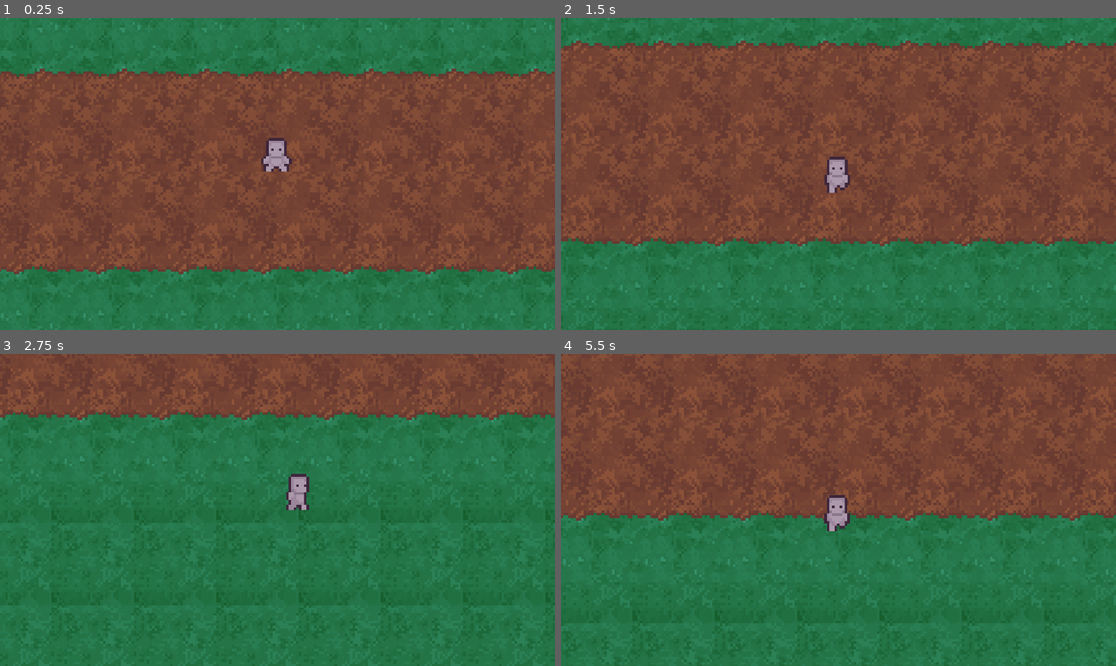
Above: before the commit, frames 1-4 (two rows, left to right).
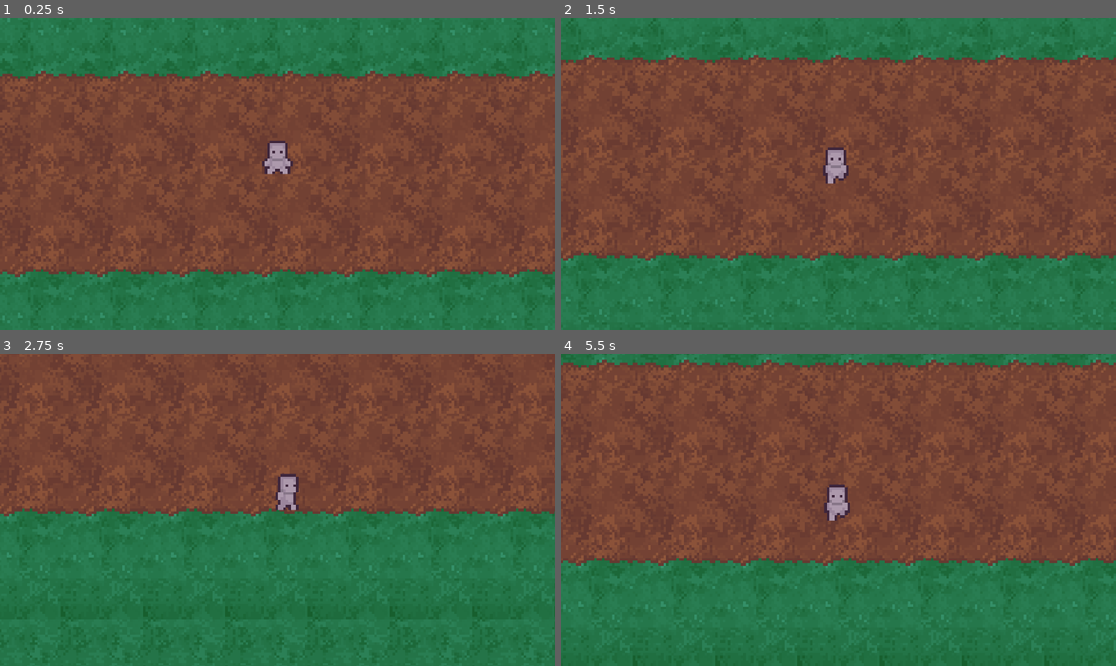
Above: after the commit, the same moments.

Repository: BDesro/Pantheon-CHP
Game: Godot game, scene res://scenes/gameScene.tscn
Same seed, same stepped clock (60 frames per second), same inputs: the game is played once before the commit and once after it.
Inputs (mouse positions are in pixels of both pictures, inside the frame that each line leads up to):
- Up to frame 1 (0.25 s): no input
- Up to frame 2 (1.5 s): move the mouse to (960, 158) at 0.52 s; hold D (move_right) 0.53-1.28 s; tap Q (all_in_ability) at 0.6 s; click (960, 158) at 0.67 s; move the mouse to (727, 189) at 1.27 s; hold S (move_down) from 1.28 s (still down); tap Space (dash_dodge) at 1.35 s
- Up to frame 3 (2.75 s): move the mouse to (333, 441) at 2.02 s; release S (move_down) at 2.03 s; hold D (move_right) from 2.03 s (still down); tap E (defense_ability) at 2.1 s
- Up to frame 4 (5.5 s): move the mouse to (810, 572) at 2.77 s; release D (move_right) at 2.78 s; hold W (move_up) 2.78-3.53 s; tap Shift (offense_ability) at 2.85 s; click (810, 572) at 2.92 s; move the mouse to (1005, 556) at 3.52 s; hold A (move_left) 3.53-5.03 s; click (1005, 556) at 3.6 s; move the mouse to (672, 463) at 4.27 s; right-click (672, 463) at 4.35 s; move the mouse to (866, 510) at 5.02 s; hold S (move_down) from 5.03 s (still down); tap Q (all_in_ability) at 5.1 s; click (866, 510) at 5.17 s

The runs differ from the first frame. In frame 1, 6.3% of the frame differs, in the area x 0-100%, y 0-100%; in frame 2, 16%; in frame 3, 35%; in frame 4, 23%.

Commit message:
Added placeholder Character / Adjusted positioning
BaseController root position is now static (does not affect gameplay or run time), and the camera matches global_position rather than just position.

Diff:
--- a/scenes/BaseController.tscn
+++ b/scenes/BaseController.tscn
@@ -4,3 +4,5 @@
 
 [node name="BaseController" type="Node2D"]
 script = ExtResource("1_lfqpv")
+
+[node name="Character" parent="." instance_placeholder="res://scenes/Characters/Character.tscn"]
--- a/scenes/gameScene.tscn
+++ b/scenes/gameScene.tscn
@@ -127,4 +127,3 @@
 
 [node name="Player" parent="." instance=ExtResource("7_siyto")]
 top_level = true
-position = Vector2(7, 15)
--- a/scenes/player.tscn
+++ b/scenes/player.tscn
@@ -7,3 +7,5 @@
 
 [node name="Camera2D" type="Camera2D" parent="."]
 zoom = Vector2(5.34, 5.34)
+
+[node name="Character" parent="." instance_placeholder="res://scenes/Characters/Character.tscn"]
--- a/scripts/base_controller.gd
+++ b/scripts/base_controller.gd
@@ -11,7 +11,8 @@
 # Calls load_character_hierarchy and sets the current character
 # to the one at index 0 in the array.
 func _ready():
-	print("made it to base controller")
+	remove_child($Character)
+
 	load_character_hierarchy()
 
 	cur_character = character_hierarchy[0].instantiate() as Character
--- a/scripts/character.gd
+++ b/scripts/character.gd
@@ -69,7 +69,7 @@
 	velocity = desired_direction * speed
 	move_and_slide()
 
-func _process(delta):
+func _process(_delta):
 	if velocity.x < 0:
 		$AnimatedSprite2D.flip_h = true
 	if velocity.x > 0:
--- a/scripts/player.gd
+++ b/scripts/player.gd
@@ -12,7 +12,6 @@
 	ensure_input_actions_exist()
 
 func _process(_delta):
-	position = cur_character.position
 	handle_input()
 
 func handle_input():
@@ -22,7 +21,7 @@
 	# Basic movement
 	var input_direction = Input.get_vector("move_left", "move_right", "move_up", "move_down")
 	cur_character.move_unit(input_direction)
-	camera.position = cur_character.position
+	camera.global_position = cur_character.global_position
 
 
 func setup_camera():
